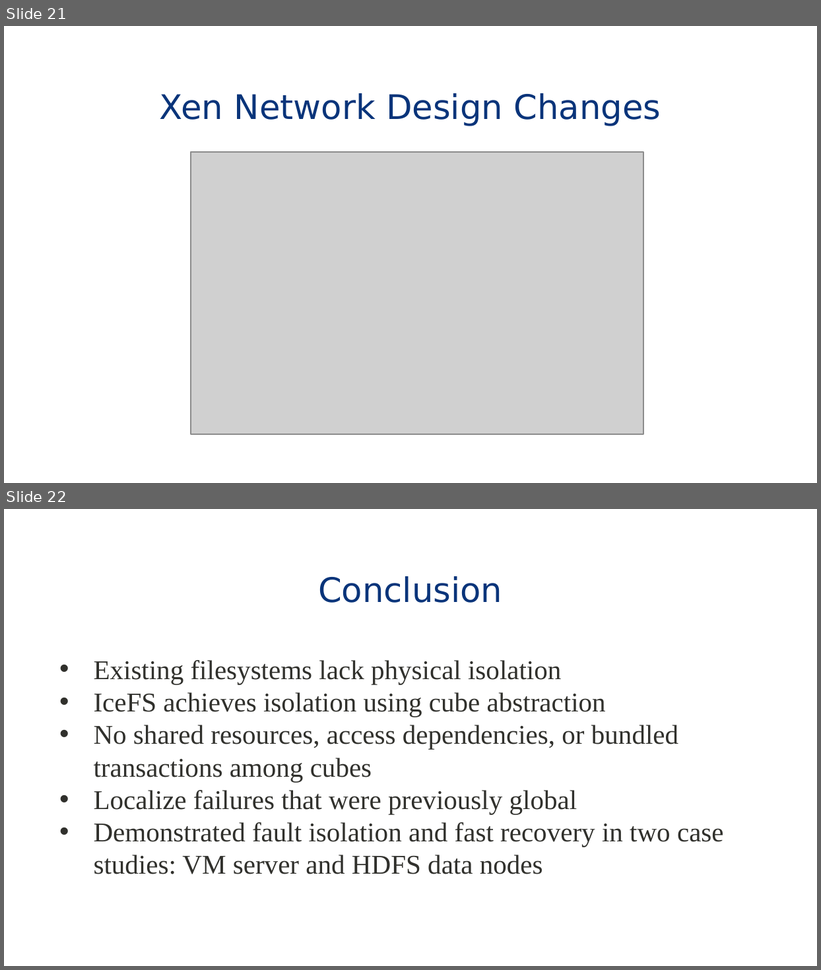
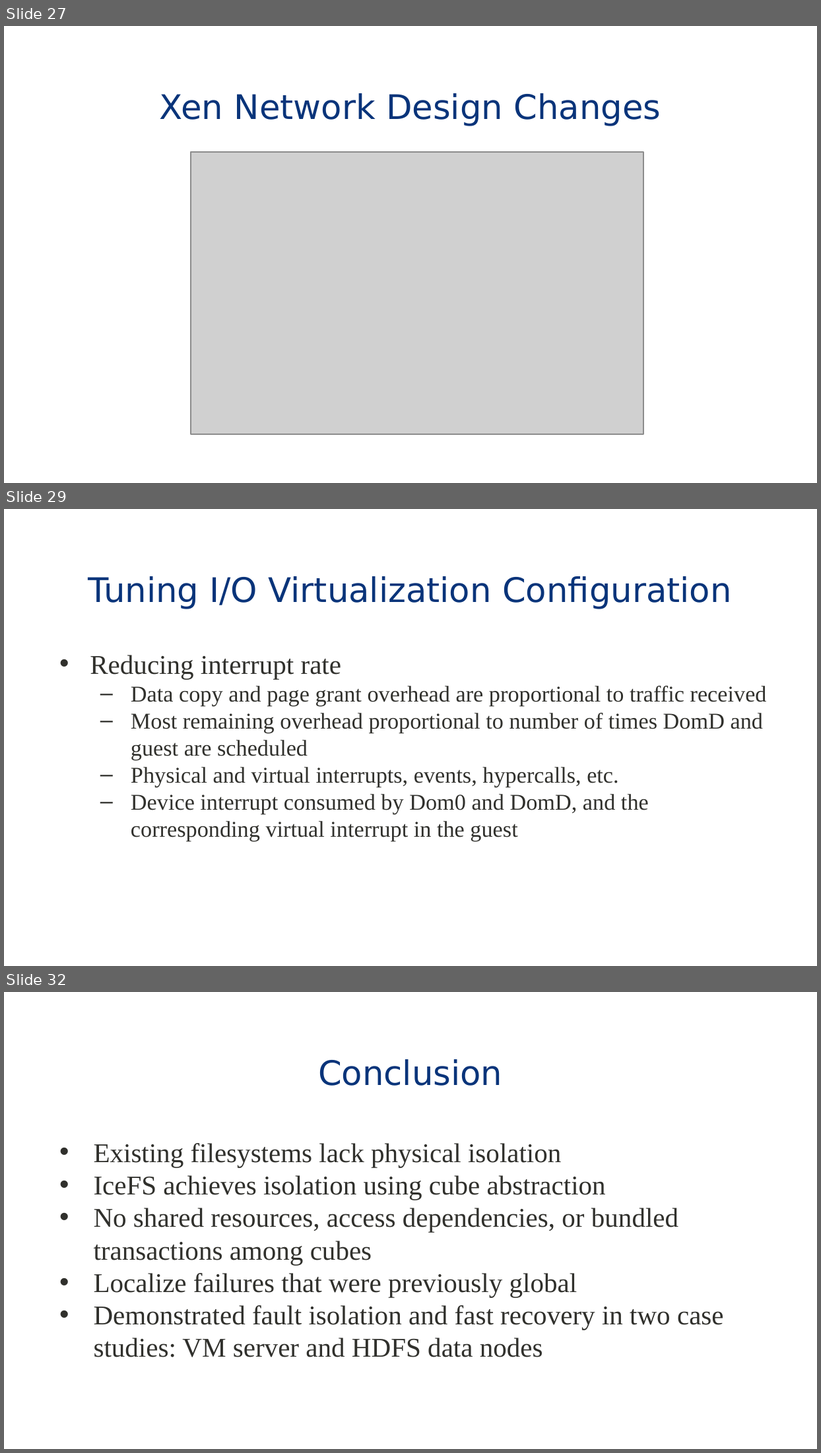
Before and after one commit to eddie-c-davis/cs-advos, a slide deck: presentations/Bridging.pptx. Shown one above the other, each under a label of ours: slides 21 and 22 before the commit, slides 27, 29 and 32 after it; the slides between them are not shown. The pictures are 821x970 and 821x1453 pixels, drawn with LibreOffice and Linux fonts; fonts in the diff are those of the drawing; grey boxes stand for pictures; background and template pictures are left out. Boxes give left, top, right and bottom in pixels: in the first picture for what was removed or moved away, otherwise in the second. Text is boxed around its words. In the diff, an @@ line names an element or a change of style, - is before the commit and + after.

```diff
--- a/presentations/Bridging.pptx
+++ b/presentations/Bridging.pptx
@@ slide 29 added at (4,509,817,966), background #FFFFFF; not listed: 1 template element that a slide beside it also shows @@
@@ title added at (88,576,732,609), 30 pt, text #09347A @@
+Tuning I/O Virtualization Configuration
@@ text added at (90,655,767,842), 20 pt, text #30302C @@
+• Reducing interrupt rate
+  – Data copy and page grant overhead are proportional to traffic received
+  – Most remaining overhead proportional to number of times DomD and guest are scheduled
+  – Physical and virtual interrupts, events, hypercalls, etc.
+  – Device interrupt consumed by Dom0 and DomD, and the corresponding virtual interrupt in the guest
@@ what was slide 21 is now slide 27 @@
@@ what was slide 22 is now slide 32 @@
```
Also in this commit, not shown: 7 slides changed, 9 other slides added.
